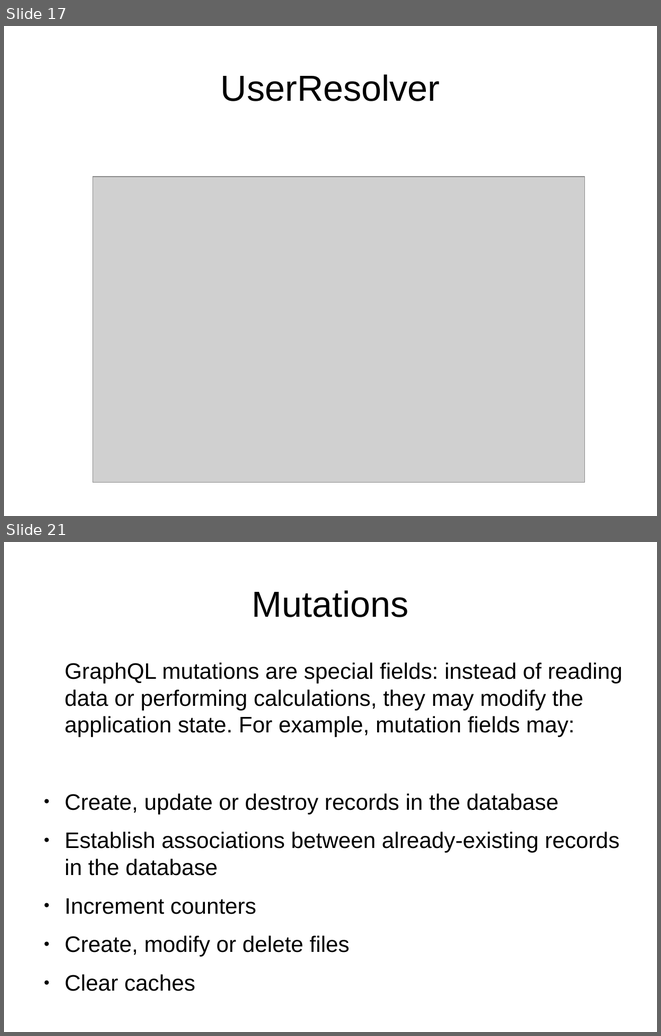
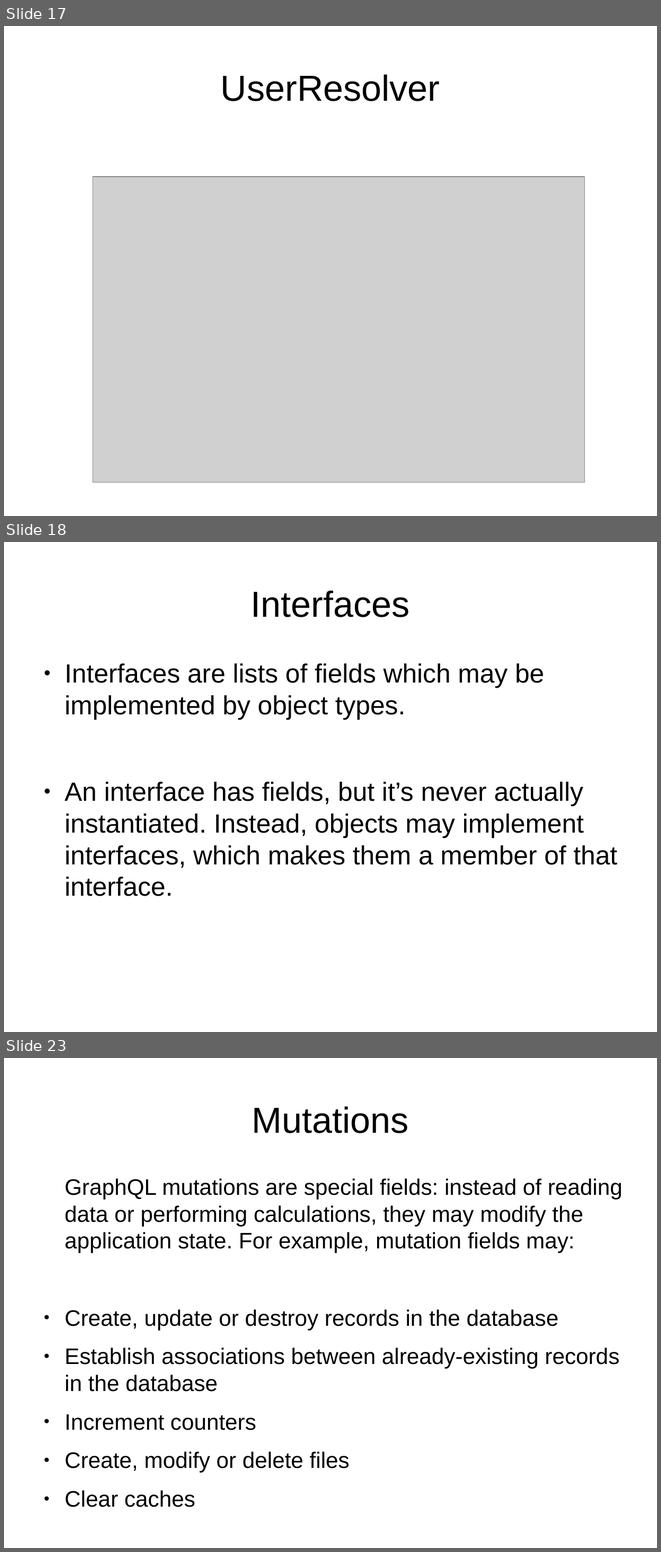
Before and after one commit to okapusta/graphql-example, a slide deck: doc/graphql.odp. Shown one above the other, each under a label of ours: slides 17 and 21 before the commit, slides 17, 18 and 23 after it; the slides between them are not shown. The pictures are 661x1036 and 661x1552 pixels, drawn with LibreOffice and Linux fonts; fonts in the diff are those of the drawing; grey boxes stand for pictures. Boxes give left, top, right and bottom in pixels: in the first picture for what was removed or moved away, otherwise in the second. Text is boxed around its words. In the diff, an @@ line names an element or a change of style, - is before the commit and + after.

Commit message:
Update doc

```diff
--- a/doc/graphql.odp
+++ b/doc/graphql.odp
@@ slide 18 added at box(4, 542, 657, 1032), background #FFFFFF @@
@@ title added at box(251, 590, 410, 617), 44 pt, text #000000 @@
+Interfaces
@@ text added at box(64, 663, 617, 896), 32 pt, text #000000 @@
+● Interfaces are lists of fields which may be implemented by object types.
+● An interface has fields, but it’s never actually instantiated. Instead, objects may implement interfaces, which makes them a member of that interface.
@@ what was slide 21 is now slide 23 @@
```
Also in this commit, not shown: 6 other slides added, 3 slides removed.
